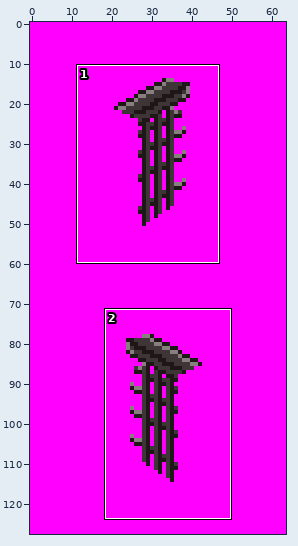
A pixel-art file gets an edit: lab07/Dungeons&Wumpus/_assets/tiles/White/door.ase. Above: a wide view before the commit, with the close-up outlined.
Close-up. Before the edit:
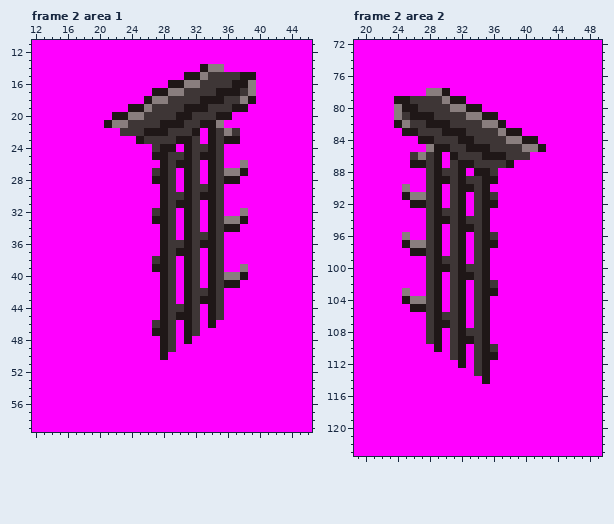
64x128 pixels, 6 frames. Shown: frame 2 area 1: x 12..46, y 11..59; frame 2 area 2: x 19..49, y 72..123. The commit also changed other frames or places, which this record leaves out.
The same view after the edit:
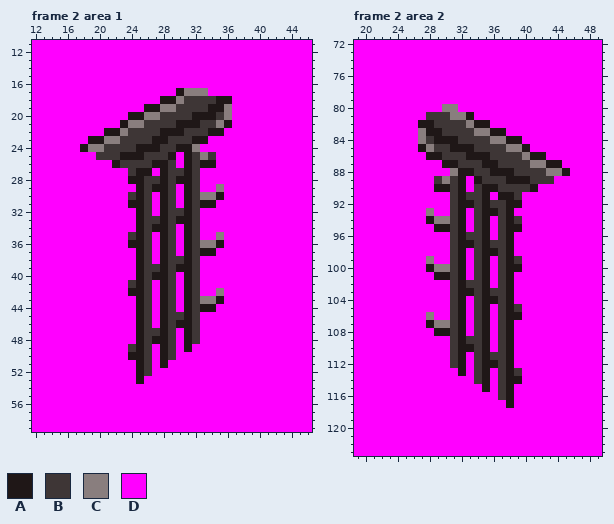
Palette (. is transparent): A #1f1717  B #3e3636  C #897e7e  D #ff00ff
Changes in this commit:
Changed rows in their new state; - is an unchanged pixel.
Frame 2 area 1, layer "Layer 1":
first column x 18:
14 ---------------DDD----
15 -------------DDDDDDDDD
16 -----------DDDDDDDDDDD
17 ---------DDDACCCDDDDDD
18 --------DDAAC--BB-ADDD
19 ------DDAACC-BBBAACDD-
20 ----DDAACC--BBAAABC---
21 ---DDACC--BB-AABB-A---
22 ---AAC--BB-AA-BB-ADD--
23 -AACCBBB-AA-BBAADDDD--
24 ACCBBBBAAABBA-CDDD----
25 --BBBAAABBBAD--CBD----
26 ----ABBBBA--D--A-D--D-
27 ------BAAD--B---DDDDD-
28 ------AABB--A---DDDD--
29 -------ABA-----DDC----
30 ------BAB---D--CCA----
31 ------AAB---D--A-D----
32 -------ABD--B---DD--D-
33 -------ABB--A---DDDDD-
34 -------ABA------DDDD--
35 ------BAB------DDC----
36 ------AAB---D--CCA----
37 -------AB---D--A-D----
38 -------ABD--B---DD----
39 -------ABB--A---DD--D-
40 -------ABA------DDDDD-
41 ------BAB-------DDDD--
42 ------AAB------DDC----
43 -------AB------CCA----
44 -------AB---D--A-D----
45 -------AB---B---DD----
46 -------ABD--A---D-----
47 -------ABB------------
48 -------ABA----B-------
49 ------BAB----A--------
50 ------AAB--B----------
51 -------AB-A-----------
52 -------AB-------------
53 -------A--------------
Frame 2 area 2, layer "Layer 1":
first column x 24:
 78 ----DDD---------------
 79 DDDDDDDDD-------------
 80 DDDDDDC-DDD-----------
 81 DDDDB--CCADDD---------
 82 DDDA-BB--CAADD--------
 83 -DDCAABBB-CCAADD------
 84 ---CBAAABB--CCAADD----
 85 ---A-BBAA-BB--CCADD---
 86 --DDA-BB-AA-BB--CAA---
 87 --DDDDAABB-AA-BBBCCAA-
 88 ----DDDC-ABBAAABBBBCCA
 89 ----DBC--DABBBAAABBB--
 90 -D--D-A--D--ABBBBA----
 91 -DDDDD---B--DAAB------
 92 --DDDD---A--BBAA------
 93 ----CDD-----ABA-------
 94 ----ACC--D---BAB------
 95 ----D-A--D---BAA------
 96 -D--DD---B--DBA-------
 97 -DDDDD---A--BBA-------
 98 --DDDD------ABA-------
 99 ----CDD------BAB------
100 ----ACC--D---BAA------
101 ----D-A--D---BA-------
102 ----DD---B--DBA-------
103 -D--DD---A--BBA-------
104 -DDDDD------ABA-------
105 --DDDD-------BAB------
106 ----CDD------BAA------
107 ----ACC------BA-------
108 ----D-A--D---BA-------
109 ----DD---B---BA-------
110 -----D---A--DBA-------
111 ------------BBA-------
112 -------B----ABA-------
113 --------A----BAB------
114 ----------B--BAA------
115 -----------A-BA-------
116 -------------BA-------
117 --------------A-------
Where, in picture pixels (left, top, right, bottom), the same in both close-ups:
changed: (80, 64, 256, 384)
changed: (394, 88, 570, 408)
